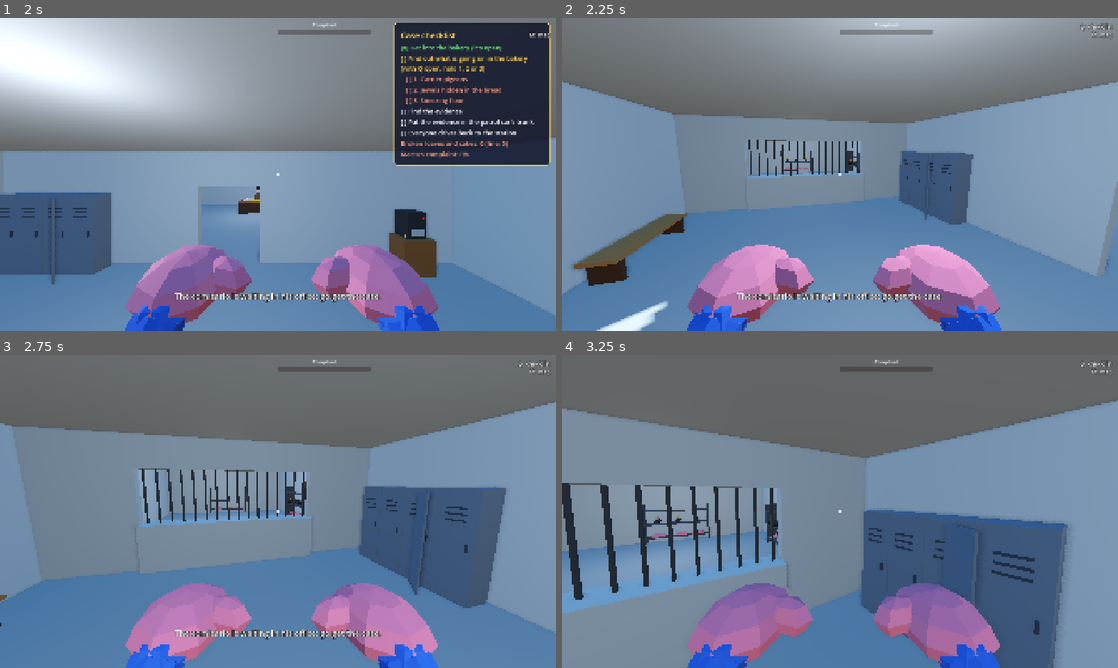
Above: before the commit, frames 1-4 (two rows, left to right).
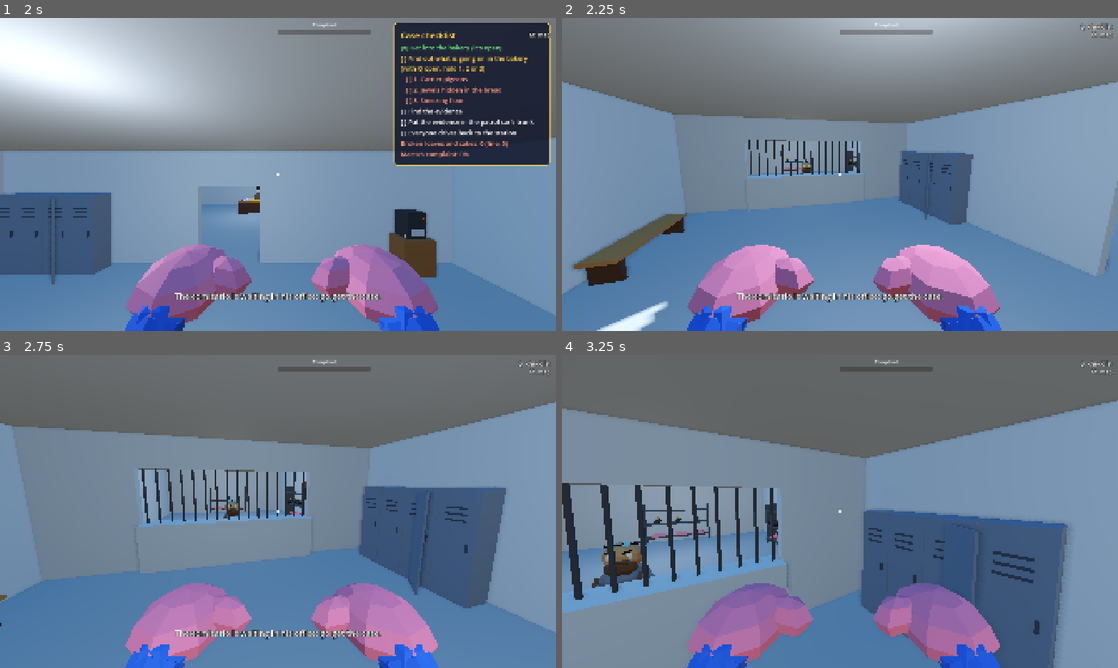
Above: after the commit, the same moments.

Repository: cristiangelini/BPD
Game: Godot game, scene res://scenes/ui/main_menu.tscn
The game is run twice, just before and just after one commit, with the same random seed, the same clock (stepped at 60 frames per second) and the same inputs.
Inputs (mouse positions are in pixels of both pictures, inside the frame that each line leads up to):
- Up to frame 1 (2 s): click "Play" at 0.5 s; tap Enter at 1.25 s; move the mouse to (400, 158) at 1.27 s; hold D (move_right) from 1.28 s (still down); hold R (ask) from 1.28 s (still down); click (400, 158) at 1.42 s; tap Space (jump) at 1.52, 1.82 s; tap Q (checklist) at 1.55 s
- Up to frame 2 (2.25 s): move the mouse to (812, 174) at 2.02 s; release D (move_right) at 2.03 s; release R (ask) at 2.03 s; hold W (move_forward) from 2.03 s (still down); tap Q (checklist) at 2.1 s
- Up to frame 3 (2.75 s): keep holding W (move_forward); tap Space (jump) at 2.27, 2.57 s; tap G (drop) at 2.3 s
- Up to frame 4 (3.25 s): keep holding W (move_forward); move the mouse to (851, 505) at 2.77 s; hold G (drop) from 2.78 s (still down); click (851, 505) at 3.05 s

Frame 1 is identical in both runs. In frame 2, less than 0.1% of the frame differs, in the area x 42-45%, y 45-50%; in frame 3, 0.1%; in frame 4, 0.8%, in the area x 5-17%, y 59-75%.

Commit message:
Open the armory: the armero, his list and the ram
E on the armero behind the counter opens a list with the cash box and
one row per item (take or buy). The battering ram is taken there now
instead of lying by the grandpa's door. The armory works on any wallet
with money and items, so Campaign can replace StationWallet later.

Co-Authored-By: Claude Opus 5.5 (1M context) <noreply@anthropic.com>
Claude-Session: https://claude.ai/code/session_01UXwRy4nCUmp8Zcg5tBLZhH

Diff:
--- a/scripts/levels/city.gd
+++ b/scripts/levels/city.gd
@@ -30,6 +30,8 @@
 
 ## The comisario in his office at the station; the case scene listens to him.
 var comisario: Comisario
+## The armero behind the armory counter.
+var armero: Armero
 var _materials := {}
 var _built: Node3D
 
@@ -178,7 +180,7 @@
 
 
 ## The station's rooms (docs/diseno/comisaria.md): floor, ceiling, inside walls, the barred counter and cells, the
-## furniture, a light per room and the comisario behind his desk.
+## furniture, a light per room, the comisario behind his desk and the armero behind the counter.
 func _station_inside(root: Node3D, size: Vector3) -> void:
 	_mesh_box(Vector3(0, 0.04, 0), Vector3(size.x - 0.4, 0.02, size.z - 0.4), STATION_FLOOR, root)
 	# The facade's color stays outside: the outside walls get a light lining up to the ceiling.
@@ -219,6 +221,11 @@
 	comisario.name = "Comisario"
 	comisario.position = StationRooms.COMISARIO_AT
 	root.add_child(comisario)
+	armero = Armero.new()
+	armero.name = "Armero"
+	armero.position = StationRooms.ARMERO_AT
+	armero.rotation.y = PI / 2
+	root.add_child(armero)
 
 
 ## Traffic light and street name sign on the north-east corner of an inner crossing.
--- a/scripts/levels/grandpa_house.gd
+++ b/scripts/levels/grandpa_house.gd
@@ -478,6 +478,8 @@
 	raid.station_parking = city.transform * CityLayout.parking("station")
 	if start_at_station:
 		$Cop.global_transform = (city.transform * CityLayout.station_spawn(0)).translated(Vector3.UP * 0.1)
+		# The ram comes from the armory now (comisaria.md); the one by the door stays for tests that start there.
+		$RamPickup.free()
 
 
 func car_at_station() -> bool:
--- a/scripts/levels/station_rooms.gd
+++ b/scripts/levels/station_rooms.gd
@@ -36,7 +36,7 @@
 ## Where the comisario stands, behind his desk, facing the office door (+Z).
 const COMISARIO_AT := Vector3(0, 0, -6.5)
 ## Where the armero stands behind the counter, facing the guard room (+X).
-const ARMERO_AT := Vector3(-7.2, 0, 5.0)
+const ARMERO_AT := Vector3(-6.9, 0, 5.0)
 
 ## Furniture: [model, position, turn]. The models come from tools/modelgen/models/station.js.
 const FURNITURE := [
--- /dev/null
+++ b/scripts/npc/armero.gd
@@ -0,0 +1,31 @@
+class_name Armero
+extends StaticBody3D
+
+## The armero behind the armory counter (docs/diseno/comisaria.md, "La armería"): E on him opens his list for that
+## cop, to buy with the common cash box and take what the station owns.
+
+const MODEL := preload("res://assets/models/npc_armero.glb")
+
+var armory := Armory.new(StationWallet.new())
+var menu: ArmoryMenu
+
+
+func _ready() -> void:
+	add_child(MODEL.instantiate())
+	var shape := CollisionShape3D.new()
+	var capsule := CapsuleShape3D.new()
+	capsule.radius = 0.45
+	capsule.height = 1.6
+	shape.shape = capsule
+	shape.position.y = 0.8
+	add_child(shape)
+	menu = ArmoryMenu.new()
+	add_child(menu)
+
+
+func prompt_key(_cop: Cop) -> String:
+	return "PROMPT_ARMERO"
+
+
+func use(cop: Cop) -> void:
+	menu.open(armory, cop)
--- a/scripts/player/cop.gd
+++ b/scripts/player/cop.gd
@@ -38,6 +38,8 @@
 var vehicle: PatrolCar
 ## The comisario is giving the case (CaseBriefing): the cop can look around but not move or use things.
 var in_briefing := false
+## The armero's list is open for this cop (ArmoryMenu): same as the briefing, but only for this cop.
+var in_menu := false
 ## The player's own first person hands; only a cop with a player at the keys has them.
 var hands: CopHands
 ## Player index (0 to 3) whose skin this cop wears.
@@ -94,7 +96,7 @@
 
 ## The key text (tr() key) for what this cop can do right now: what's in hand, else what the camera points at.
 func current_prompt() -> String:
-	if vehicle or in_briefing:
+	if vehicle or in_briefing or in_menu:
 		return ""
 	if $Grabber.held:
 		return "PROMPT_HOLDING"
@@ -129,9 +131,10 @@
 	return _eating_left > 0.0
 
 
-## Busy: staggered, listening to the grandpa, sitting in the car or hearing the comisario. No walking, grabbing or ramming.
+## Busy: staggered, listening to the grandpa, sitting in the car, hearing the comisario or at the armero's list.
+## No walking, grabbing or ramming.
 func is_busy() -> bool:
-	return is_staggered() or listening_to != null or vehicle != null or in_briefing
+	return is_staggered() or listening_to != null or vehicle != null or in_briefing or in_menu
 
 
 ## Rides `seat` of `car`, facing forward, until stand_up(). Lets go of whatever it was holding.
--- /dev/null
+++ b/scripts/station/armory.gd
@@ -0,0 +1,57 @@
+class_name Armory
+extends RefCounted
+
+## The station's armory (docs/diseno/comisaria.md, "La armería"): what the armero hands out, what it costs and who owns
+## it. Buying spends the wallet's money and keeps the item for good; taking hands it to one cop. The wallet is any
+## object with `money: int` and `items: Array[String]`: the campaign once it reaches the station, a StationWallet
+## until then. Every number here is (propuesta).
+
+## Every item: its name and line on the armero's list, its price (0 = free, always there) and how a cop takes it.
+const ITEMS := {
+	"ram": {"name": "ARMORY_RAM", "about": "ARMORY_RAM_ABOUT", "price": 0},
+}
+
+var wallet: Object
+var items: Dictionary
+
+
+func _init(with_wallet: Object, catalog: Dictionary = ITEMS) -> void:
+	wallet = with_wallet
+	items = catalog
+
+
+func ids() -> Array:
+	return items.keys()
+
+
+## Free items are always there; the rest once bought.
+func owns(id: String) -> bool:
+	return items[id].price == 0 or wallet.items.has(id)
+
+
+## Buys `id` with the wallet's money. Returns "" or the hint key for why not.
+func buy(id: String) -> String:
+	if owns(id):
+		return "ARMORY_ALREADY_OWNED"
+	if wallet.money < items[id].price:
+		return "ARMORY_NO_MONEY"
+	wallet.money -= items[id].price
+	wallet.items.append(id)
+	return ""
+
+
+## Hands `id` to `cop`. Returns "" or the hint key for why not.
+func take(id: String, cop: Cop) -> String:
+	if not owns(id):
+		return "ARMORY_NOT_OWNED"
+	match id:
+		"ram":
+			if cop.ram:
+				return "ARMORY_HAS_RAM"
+			cop.equip_ram()
+	return ""
+
+
+## E on a row: takes what the station owns, buys what it doesn't (a second E takes it).
+func choose(id: String, cop: Cop) -> String:
+	return take(id, cop) if owns(id) else buy(id)
--- /dev/null
+++ b/scripts/station/station_wallet.gd
@@ -0,0 +1,8 @@
+class_name StationWallet
+extends RefCounted
+
+## The common cash box and what the station bought, until the campaign (docs/diseno/guardado.md) keeps them between
+## shifts. Same fields as Campaign, so the armory takes either.
+
+var money := 0
+var items: Array[String] = []
--- a/scripts/tools/ram_pickup.gd
+++ b/scripts/tools/ram_pickup.gd
@@ -1,7 +1,7 @@
 class_name RamPickup
 extends StaticBody3D
 
-## The battering ram lying on the ground. E picks it up, until the armory exists.
+## The battering ram lying on the ground, where a cop dropped it (it comes from the armory). E picks it up.
 
 
 func prompt_key(_cop: Cop) -> String:
--- /dev/null
+++ b/scripts/ui/armory_menu.gd
@@ -0,0 +1,117 @@
+class_name ArmoryMenu
+extends CanvasLayer
+
+## The armero's list (docs/diseno/comisaria.md, "La armería"): the cash box on top, one row per item with its price and
+## whether the station owns it. W and S pick a row, E takes it (or buys it), Esc or Q closes. While open, the cop it
+## was opened for can look around but not walk or use things.
+
+var armory: Armory
+var cop: Cop
+var selected := 0
+
+var _cash: Label
+var _rows: VBoxContainer
+var _message: Label
+
+
+func _ready() -> void:
+	layer = 5
+	var panel := PanelContainer.new()
+	panel.set_anchors_preset(Control.PRESET_CENTER)
+	panel.offset_left = -360
+	panel.offset_right = 360
+	panel.offset_top = -220
+	panel.offset_bottom = 220
+	panel.add_theme_stylebox_override("panel", CaseBriefing._panel_style())
+	add_child(panel)
+	var box := VBoxContainer.new()
+	box.add_theme_constant_override("separation", 10)
+	panel.add_child(box)
+	var title := Label.new()
+	title.text = "ARMORY_TITLE"
+	title.add_theme_font_size_override("font_size", 30)
+	title.add_theme_color_override("font_color", Color(1, 0.82, 0.3))
+	box.add_child(title)
+	_cash = Label.new()
+	_cash.add_theme_font_size_override("font_size", 22)
+	box.add_child(_cash)
+	_rows = VBoxContainer.new()
+	_rows.size_flags_vertical = Control.SIZE_EXPAND_FILL
+	box.add_child(_rows)
+	_message = Label.new()
+	_message.add_theme_font_size_override("font_size", 20)
+	_message.add_theme_color_override("font_color", Color(1, 0.6, 0.5))
+	box.add_child(_message)
+	var keys := Label.new()
+	keys.text = "ARMORY_KEYS"
+	keys.horizontal_alignment = HORIZONTAL_ALIGNMENT_RIGHT
+	keys.add_theme_font_size_override("font_size", 18)
+	keys.modulate = Color(1, 1, 1, 0.7)
+	box.add_child(keys)
+	hide()
+
+
+func open(with_armory: Armory, for_cop: Cop) -> void:
+	armory = with_armory
+	cop = for_cop
+	cop.in_menu = true
+	selected = 0
+	_message.text = ""
+	_redraw()
+	show()
+
+
+func close() -> void:
+	if not visible:
+		return
+	hide()
+	cop.in_menu = false
+
+
+func move(rows: int) -> void:
+	selected = posmod(selected + rows, armory.ids().size())
+	_redraw()
+
+
+## E on the selected row: takes or buys it. Taking closes the list, so the cop leaves with it in hand.
+func choose() -> void:
+	var id: String = armory.ids()[selected]
+	var owned := armory.owns(id)
+	var error := armory.choose(id, cop)
+	_message.text = error
+	_redraw()
+	if error == "" and owned:
+		close()
+
+
+func _redraw() -> void:
+	_cash.text = tr("ARMORY_CASH") % armory.wallet.money
+	for row in _rows.get_children():
+		row.queue_free()
+	var ids := armory.ids()
+	for i in ids.size():
+		var item: Dictionary = armory.items[ids[i]]
+		var price: String = tr("ARMORY_FREE") if item.price == 0 else "$%d" % item.price
+		var action: String = tr("ARMORY_TAKE") if armory.owns(ids[i]) else tr("ARMORY_BUY")
+		var row := Label.new()
+		row.text = "%s %s · %s · %s\n    %s" % ["▶" if i == selected else "  ", tr(item.name), price, action, tr(item.about)]
+		row.add_theme_font_size_override("font_size", 22)
+		if i == selected:
+			row.add_theme_color_override("font_color", Color(1, 0.82, 0.3))
+		_rows.add_child(row)
+
+
+func _input(event: InputEvent) -> void:
+	if not visible or not cop.input_enabled:
+		return
+	if event.is_action_pressed("move_forward"):
+		move(-1)
+	elif event.is_action_pressed("move_back"):
+		move(1)
+	elif event.is_action_pressed("use"):
+		choose()
+	elif event.is_action_pressed("ui_cancel") or event.is_action_pressed("checklist"):
+		close()
+	else:
+		return
+	get_viewport().set_input_as_handled()
--- /dev/null
+++ b/tests/unit/test_armory.gd
@@ -0,0 +1,71 @@
+extends GutTest
+
+## The armory and the armero (docs/diseno/comisaria.md, "La armería").
+
+const COP_SCENE := preload("res://scenes/player/cop.tscn")
+const HOUSE_SCENE := preload("res://scenes/levels/grandpa_house.tscn")
+const CATALOG := {
+	"ram": {"name": "ARMORY_RAM", "about": "ARMORY_RAM_ABOUT", "price": 0},
+	"donuts": {"name": "x", "about": "x", "price": 30},
+}
+
+
+func _cop() -> Cop:
+	var cop: Cop = COP_SCENE.instantiate()
+	cop.input_enabled = false
+	add_child_autofree(cop)
+	return cop
+
+
+func test_the_ram_is_free_and_always_there() -> void:
+	var armory := Armory.new(StationWallet.new())
+	var cop := _cop()
+	assert_true(armory.owns("ram"))
+	assert_eq(armory.take("ram", cop), "")
+	assert_not_null(cop.ram, "the ram is in the cop's hands")
+	assert_eq(armory.take("ram", cop), "ARMORY_HAS_RAM", "one ram per cop")
+	assert_eq(armory.take("ram", _cop()), "", "another cop takes another one")
+
+
+func test_buying_spends_the_cash_box_and_keeps_the_item() -> void:
+	var wallet := StationWallet.new()
+	var armory := Armory.new(wallet, CATALOG)
+	assert_eq(armory.buy("donuts"), "ARMORY_NO_MONEY")
+	wallet.money = 50
+	assert_false(armory.owns("donuts"))
+	assert_eq(armory.buy("donuts"), "")
+	assert_eq(wallet.money, 20)
+	assert_true(armory.owns("donuts"), "bought for good")
+	assert_eq(armory.buy("donuts"), "ARMORY_ALREADY_OWNED")
+
+
+func test_the_menu_takes_the_ram_and_frees_the_cop() -> void:
+	var cop := _cop()
+	var menu := ArmoryMenu.new()
+	add_child_autofree(menu)
+	menu.open(Armory.new(StationWallet.new()), cop)
+	assert_true(menu.visible)
+	assert_true(cop.is_busy(), "the cop stands still at the counter")
+	menu.choose()
+	assert_not_null(cop.ram)
+	assert_false(menu.visible, "taking something closes the list")
+	assert_false(cop.is_busy())
+
+
+func test_the_armero_waits_behind_the_counter() -> void:
+	var house: GrandpaHouse = HOUSE_SCENE.instantiate()
+	house.story = GrandpaHouse.BINGO
+	house.case_seed = 7
+	var cop: Cop = house.get_node("Cop")
+	cop.input_enabled = false
+	add_child_autofree(house)
+	await wait_physics_frames(3)
+	var armero: Armero = (house.get_node("City") as City).armero
+	assert_false(house.has_node("RamPickup"), "the ram comes from the armory, not from the grandpa's door")
+	# From the guard room side of the counter, looking at him, E reaches him.
+	cop.global_position = armero.to_global(Vector3(0, 0.1, 1.7))
+	cop.look_at(Vector3(armero.global_position.x, cop.global_position.y, armero.global_position.z), Vector3.UP)
+	await wait_physics_frames(2)
+	assert_eq(cop.current_prompt(), "PROMPT_ARMERO")
+	assert_true(cop.use())
+	assert_true(armero.menu.visible)
--- a/translations/texts.csv
+++ b/translations/texts.csv
@@ -299,3 +299,16 @@
 OBJ_EXTRA_WHISTLE,Extra: el silbato,Extra: the whistle,Extra: o apito
 HINT_FEATHERS,"Plumas y migas junto a la ventana... ¿Palomas?","Feathers and crumbs by the window... Pigeons?","Penas e migalhas perto da janela... Pombos?"
 GOSSIP_CLUE_pigeons,"«¡Gracias! Mira, anoche vi a Marta esconder algo %s. Y todas las mañanas sale una paloma de su ven …(274 unchanged characters)…
+PROMPT_ARMERO,E: hablar con el armero,E: talk to the armorer,E: falar com o armeiro
+ARMORY_TITLE,Armería,Armory,Arsenal
+ARMORY_CASH,Caja de la comisaría: $%d,Station cash box: $%d,Caixa da delegacia: $%d
+ARMORY_KEYS,W/S: elegir · E: retirar o comprar · Esc: salir,W/S: pick · E: take or buy · Esc: leave,W/S: escolher · E: retirar ou comprar · Esc: sair
+ARMORY_FREE,gratis,free,grátis
+ARMORY_TAKE,retirar,take,retirar
+ARMORY_BUY,comprar,buy,comprar
+ARMORY_RAM,Ariete,Battering ram,Aríete
+ARMORY_RAM_ABOUT,Tira abajo puertas. Siempre hay uno.,Knocks doors down. There's always one.,Derruba portas. Sempre tem um.
+ARMORY_ALREADY_OWNED,"Eso ya es de la comisaría, retíralo.","The station already owns that, take it.","Isso já é da delegacia, retire."
+ARMORY_NO_MONEY,No alcanza la plata de la caja.,There isn't enough money in the cash box.,O dinheiro da caixa não dá.
+ARMORY_NOT_OWNED,Eso todavía no es de la comisaría.,The station doesn't own that yet.,Isso ainda não é da delegacia.
+ARMORY_HAS_RAM,¡Ya tienes un ariete en las manos!,You already have a ram in your hands!,Você já está com um aríete nas mãos!
Binary file added: assets/models/npc_armero.glb
Not shown, added: assets/models/npc_armero.glb.import
Not shown, added: scripts/npc/armero.gd.uid
Not shown, added: scripts/station/armory.gd.uid
Not shown, added: scripts/station/station_wallet.gd.uid
Not shown, added: scripts/ui/armory_menu.gd.uid
Not shown, added: tests/unit/test_armory.gd.uid
Not shown, changed: CHANGELOG.md
Not shown, changed: docs/diseno/comisaria.md
Not shown, changed: tools/modelgen/models/npcs.js
